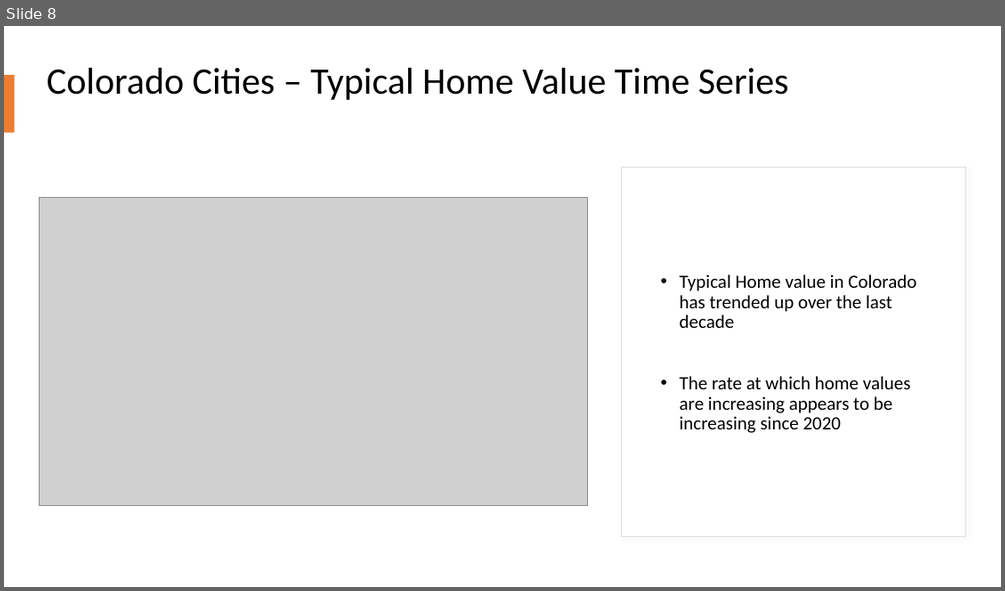
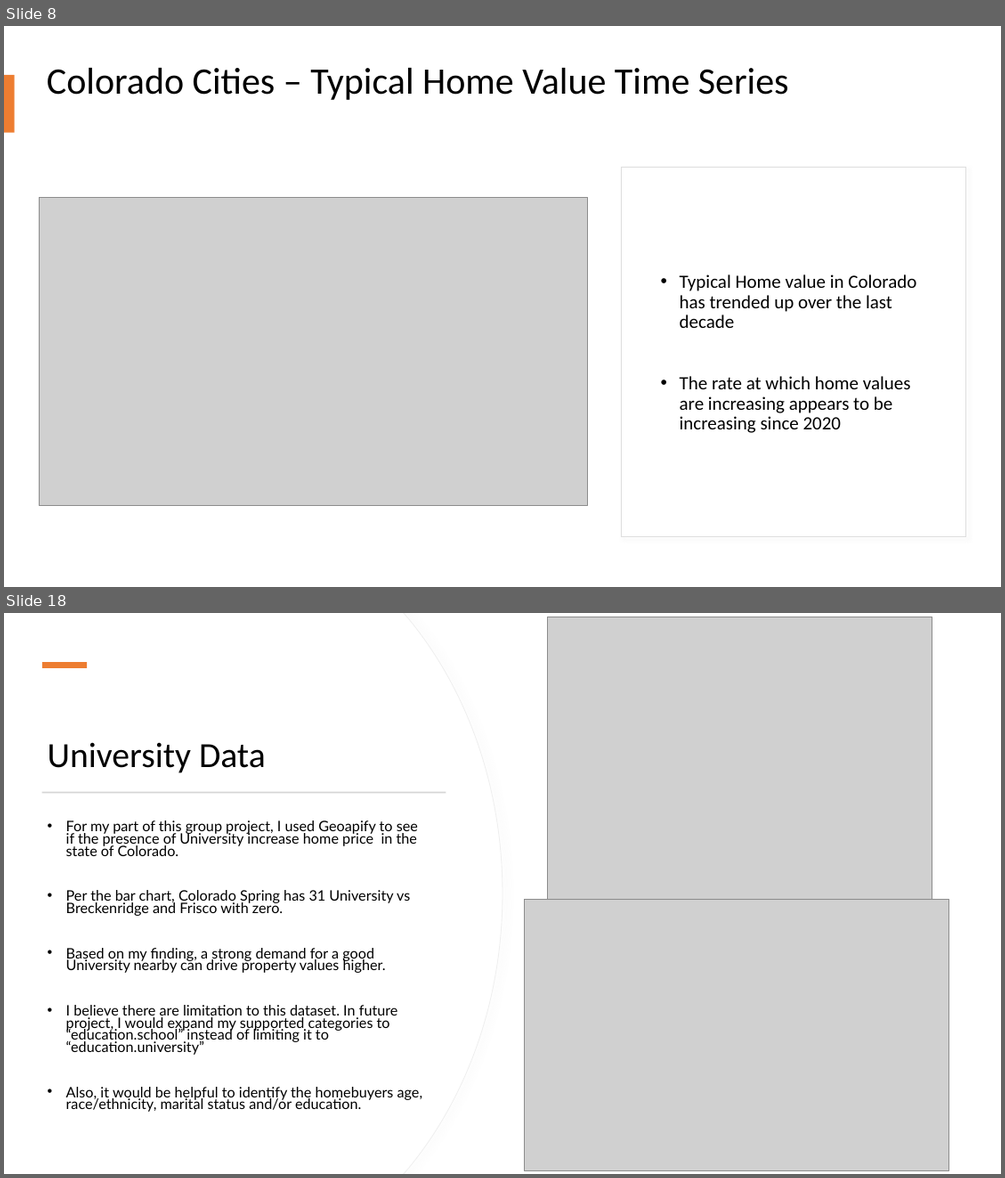
Before and after one commit to StanJohn04/Colorado_Real_Estate, a slide deck: Slide_Deck.pptx. Shown one above the other, each under a label of ours: slide 8 before the commit, slides 8 and 18 after it; the slides between them are not shown. The pictures are 1005x591 and 1005x1178 pixels, drawn with LibreOffice and Linux fonts; fonts in the diff are those of the drawing; grey boxes stand for pictures. Boxes give left, top, right and bottom in pixels: in the first picture for what was removed or moved away, otherwise in the second. Text is boxed around its words. In the diff, an @@ line names an element or a change of style, - is before the commit and + after.

```diff
--- a/Slide_Deck.pptx
+++ b/Slide_Deck.pptx
@@ slide 18 added at box(4, 613, 1001, 1174), background #FFFFFF @@
@@ freeform shape added at box(4, 613, 502, 1174), fill #FFFFFF, outline #EFEFEF 0.75 pt @@
@@ freeform shape added at box(4, 613, 502, 1174), fill #FFFFFF @@
@@ picture added at box(548, 617, 932, 903) @@
@@ rectangle added at box(42, 662, 87, 668), fill #ED7D31 @@
@@ title added at box(48, 742, 266, 773), 34 pt, text #000000 @@
+University Data
@@ rectangle added at box(42, 792, 446, 793), fill #D5D5D5 @@
@@ text added at box(66, 820, 423, 1111), 13.9 pt, text #000000 @@
+• For my part of this group project, I used Geoapify to see if the presence of University increase home price in the state of Colorado.
+• Per the bar chart, Colorado Spring has 31 University vs Breckenridge and Frisco with zero.
+• Based on my finding, a strong demand for a good University nearby can drive property values higher.
+• I believe there are limitation to this dataset. In future project, I would expand my supported categories to “education.school” instead of limiting it to “education.university”
+• Also, it would be helpful to identify the homebuyers age, race/ethnicity, marital status and/or education.
@@ picture added at box(525, 900, 949, 1171) @@
```
Also in this commit, not shown: 7 slides changed, 3 other slides added, 1 other file.
